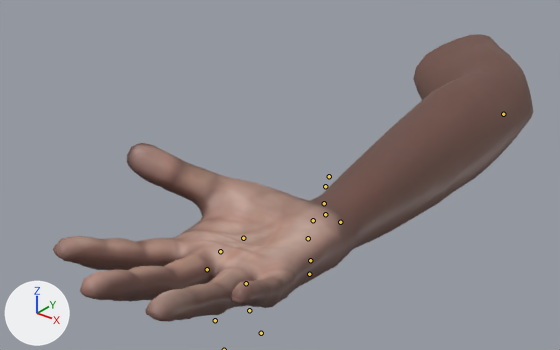
The FBX model Assets/hand/hand1.fbx, before and after one commit.
Rendered twice from a 50 mm camera at (1.31, -1.97, 1.32) aimed at (-0.43, 0.2, -0.03). Lighting does not change. The marker at lower left points along +X, +Y and +Z. The bones that bend it are drawn over the model as lines.

In view in the first picture: 'mesh_arm'.
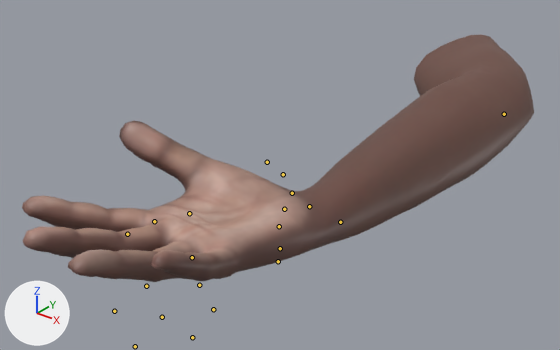
The newer file adds an action. The first version stands in its rest pose; the second is drawn at frame 1 of the action 'Handshake'.

Location of each change, (x1, y1, x2, y2) in pixels of the pictures (560 x 350 px):
'mesh_arm', posed (7% wider, 14% shorter)
    before: (53, 34, 533, 322)
    after: (22, 35, 534, 282)
bone 'forearm_R', root to tip
    before: (503, 114) to (503, 114)
    after: (504, 114) to (504, 114)
bone 'hand_R', root to tip
    before: (325, 214) to (325, 214)
    after: (309, 206) to (309, 207)

Diff of the bpy script that builds the scene:
```diff
--- a/Assets/hand/hand1.fbx.py
+++ b/Assets/hand/hand1.fbx.py
@@ bone_forearm_r @@
 bone_forearm_r = bpy.data.objects['Armature'].pose.bones['forearm_R']  # child of 'upper_arm_R'
-bone_forearm_r.rotation_quaternion = (1.0, 0.0, 0.0, 0.0)  # degrees (0, 0, 0)
+bone_forearm_r.rotation_quaternion = (1.0, 0.001, 0.016, -0.024)  # degrees (0, 2, -3)
@@ bone_hand_r @@
 bone_hand_r = bpy.data.objects['Armature'].pose.bones['hand_R']  # child of 'forearm_R'
-bone_hand_r.rotation_quaternion = (1.0, 0.0, 0.0, 0.0)  # degrees (0, 0, 0)
+bone_hand_r.rotation_quaternion = (0.995, -0.01, 0.093, 0.015)  # degrees (-1, 11, 2)
```
